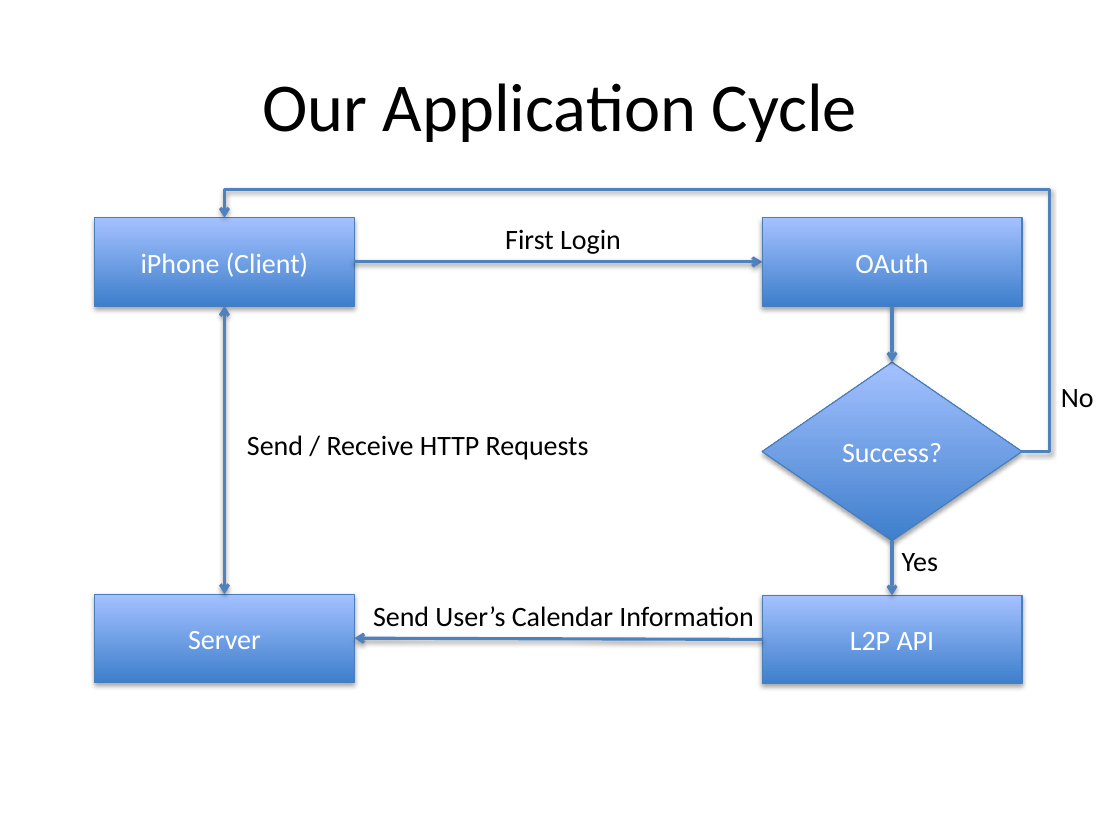
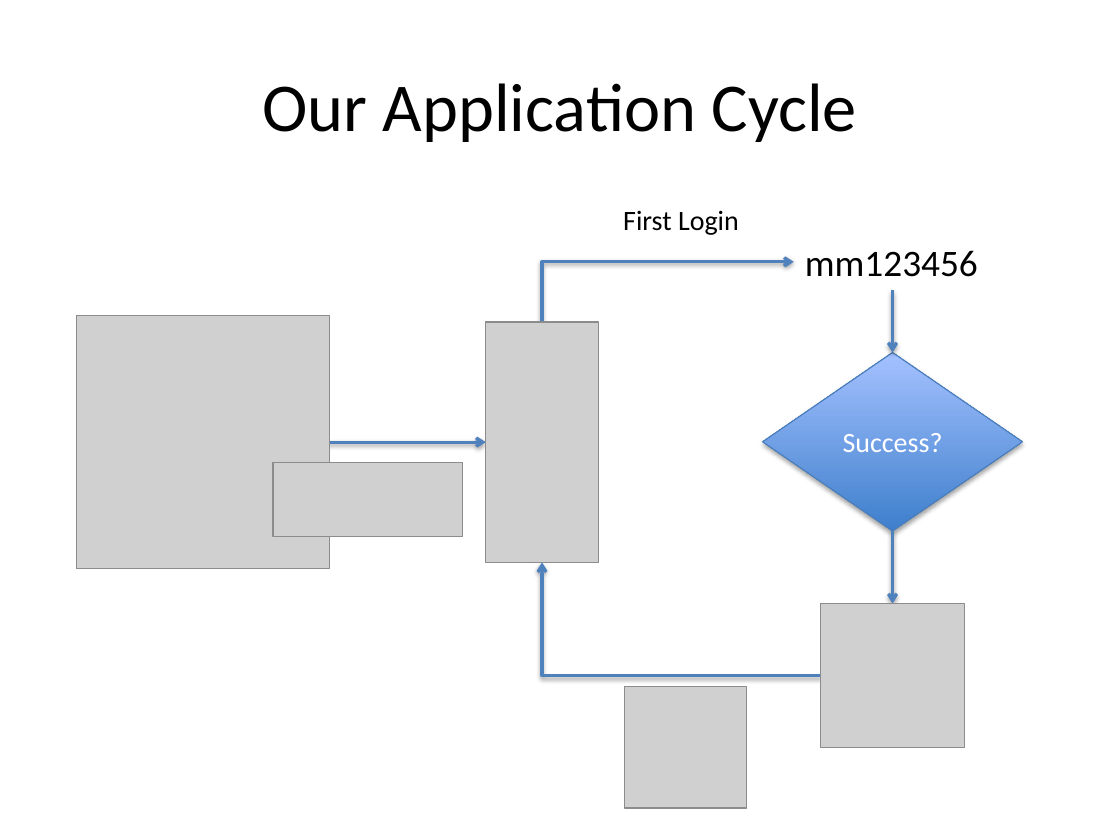
Before and after one commit to mremad/RWTH-iPhone-Project, a slide deck: slide 3 of Presentation.pptx (slide 4 before the commit). Drawn at 1120x840 pixels with LibreOffice and Linux fonts; fonts in the diff are those of the drawing; grey boxes stand for pictures. Boxes give left, top, right and bottom in pixels: in the first picture for what was removed or moved away, otherwise in the second. Text is boxed around its words. In the diff, an @@ line names an element or a change of style, - is before the commit and + after.

Commit message:
Updated presentation

```diff
--- a/Presentation.pptx
+++ b/Presentation.pptx
@@ text "First Login": place and size @@
-text "First Login" at bbox=[505, 229, 621, 254]
+text "First Login" at bbox=[623, 210, 739, 235]
@@ rectangle removed at bbox=[94, 217, 354, 306] @@
-iPhone (Client)
@@ rectangle removed at bbox=[762, 217, 1021, 306] @@
-OAuth
@@ arrow removed from (354, 262) to (762, 262) @@
@@ elbow arrow moved from (1023, 451) - (224, 217) to (542, 321) - (794, 262) @@
@@ text added at bbox=[805, 250, 978, 277], 24 pt, text #000000 @@
+mm123456
@@ arrow moved from (892, 306) - (892, 362) to (893, 290) - (893, 353) @@
@@ picture added at bbox=[77, 316, 330, 569] @@
@@ double arrow removed from (224, 306) to (224, 594) @@
@@ picture added at bbox=[486, 321, 598, 562] @@
@@ diamond "Success?": place and size @@
-diamond "Success?" at bbox=[762, 362, 1021, 540]
+diamond "Success?" at bbox=[763, 353, 1023, 531]
@@ text removed at bbox=[1061, 389, 1094, 407] @@
-No
@@ text removed at bbox=[247, 435, 589, 460] @@
-Send / Receive HTTP Requests
@@ double arrow added from (258, 442) to (486, 442), #4F81BD 2 pt @@
@@ picture added at bbox=[273, 463, 463, 536] @@
@@ arrow moved from (892, 541) - (892, 596) to (893, 531) - (893, 604) @@
@@ elbow arrow added from (821, 675) to (542, 562), #4F81BD 2 pt @@
@@ text removed at bbox=[902, 553, 938, 572] @@
-Yes
@@ rectangle removed at bbox=[94, 594, 354, 682] @@
-Server
@@ rectangle removed at bbox=[762, 596, 1021, 684] @@
-L2P API
@@ text removed at bbox=[373, 606, 754, 627] @@
-Send User’s Calendar Information
@@ picture added at bbox=[821, 604, 964, 747] @@
@@ arrow removed from (762, 640) to (354, 638) @@
@@ picture added at bbox=[625, 687, 746, 808] @@
```
Also in this commit, not shown: 3 other slides changed, 1 slide added, 1 slide removed.
